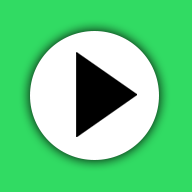
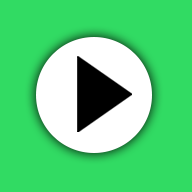
The second 192x192 image is a revision of the first. Changes to its layers:
painted on "Layer 1" over (76, 52, 137, 137)
painted on "Ellipse 1" over (30, 31, 159, 160)
